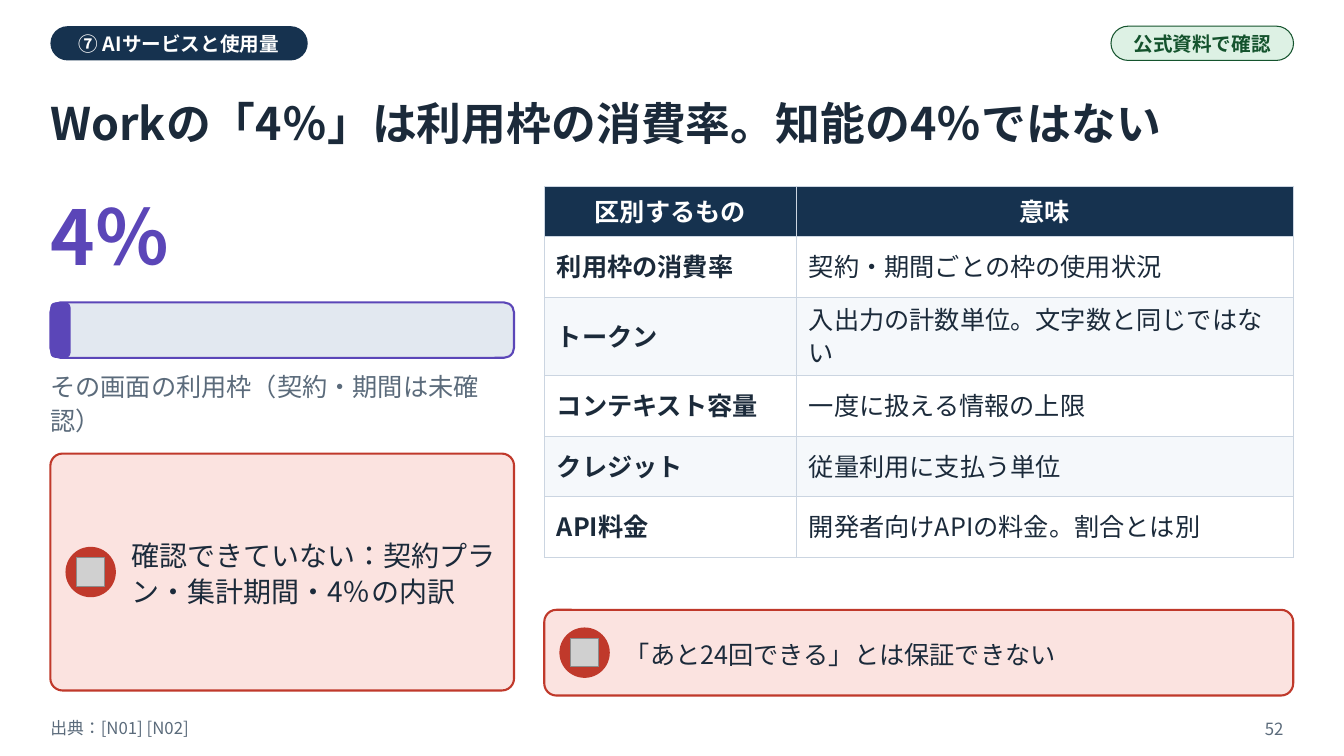
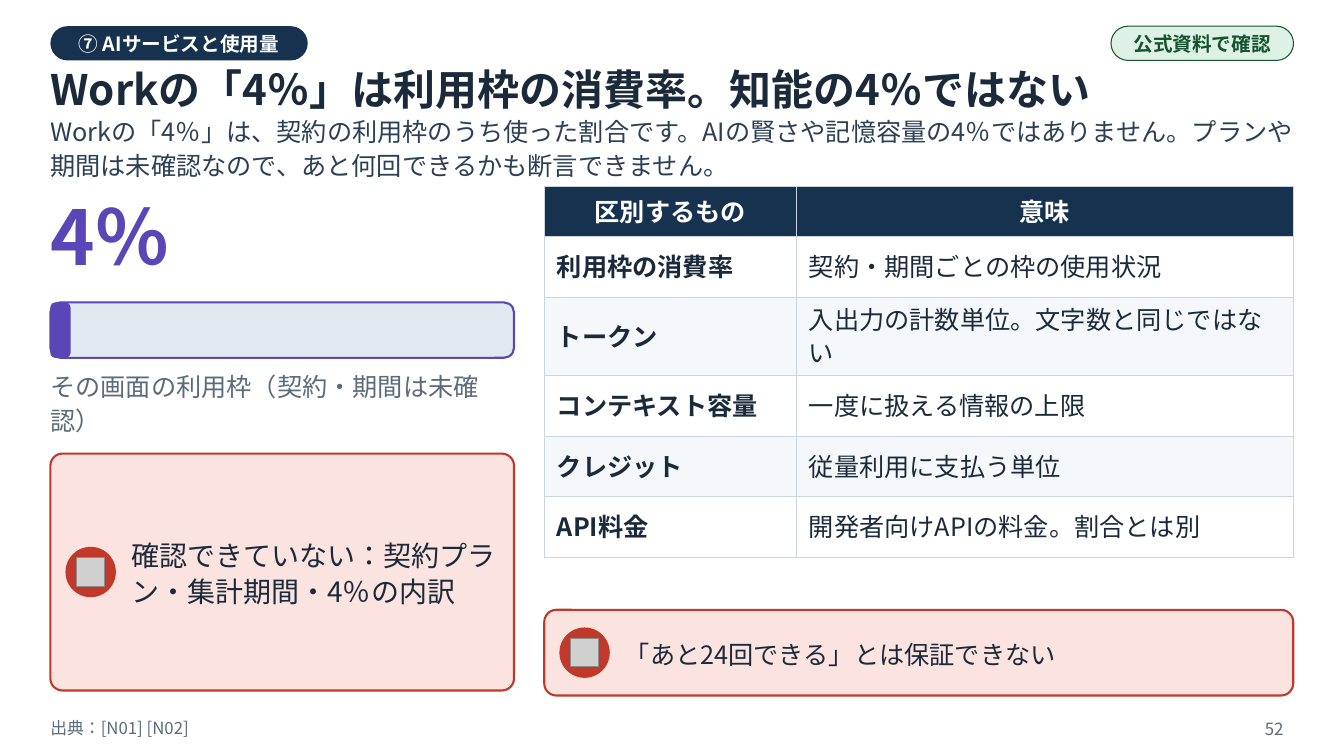
Before and after one commit to koyoy1016-gif/koyo1016, a slide deck: slide 52 of ai-infrastructure-hpe-study-deck.pptx. Drawn at 1344x756 pixels with LibreOffice and Linux fonts; fonts in the diff are those of the drawing; grey boxes stand for pictures. Boxes give left, top, right and bottom in pixels: in the first picture for what was removed or moved away, otherwise in the second. Text is boxed around its words. In the diff, an @@ line names an element or a change of style, - is before the commit and + after.

```diff
--- a/ai-infrastructure-hpe-study-deck.pptx
+++ b/ai-infrastructure-hpe-study-deck.pptx
@@ text "Workの「4％」は利用枠の消費率。知能の4％ではない" at [50,69,1090,109]: size 32 to 30 pt; line spacing 40pt to 38pt @@
@@ text added at [50,119,1292,177], 18 pt, text #2B3F55 @@
+Workの「4％」は、契約の利用枠のうち使った割合です。AIの賢さや記憶容量の4％ではありません。プランや期間は未確認なので、あと何回できるかも断言できません。
```
Also in this commit, not shown: 90 other slides changed, 17 other files.
